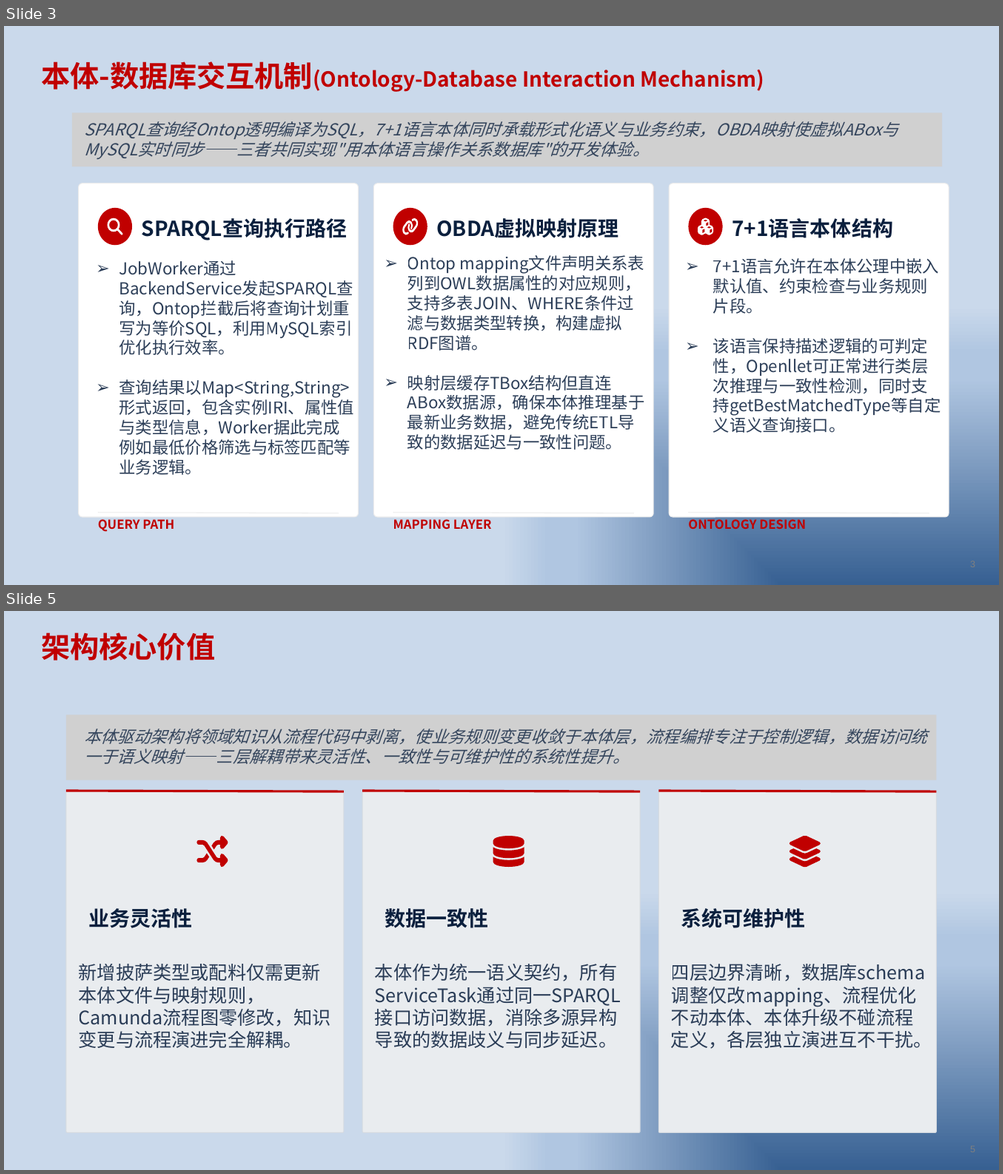
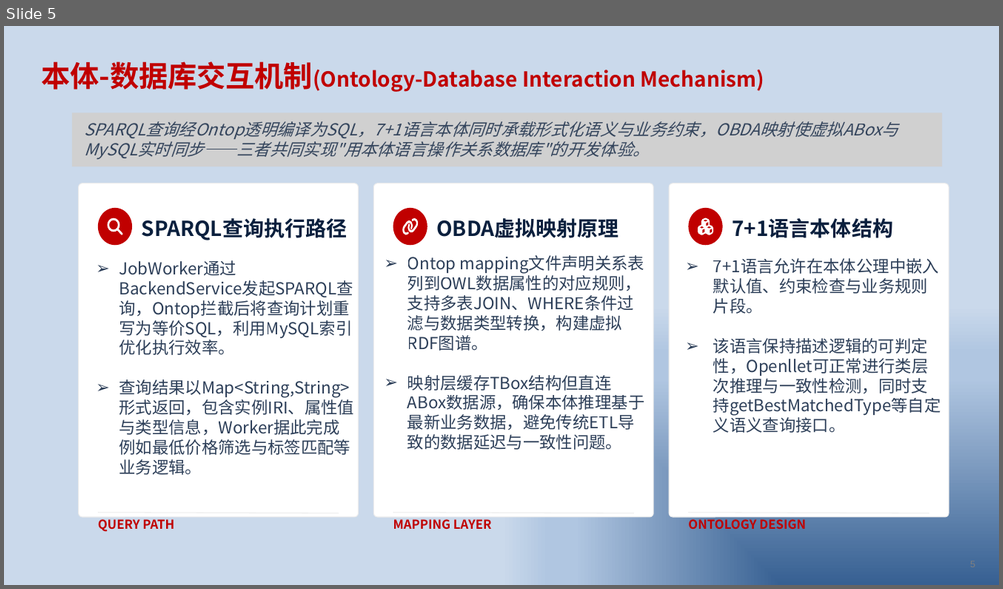
Before and after one commit to zhjunsea/Ontology, a slide deck: pizza-ontology/架构设计.pptx. Shown one above the other, each under a label of ours: slides 3 and 5 before the commit, slide 5 after it; the slides between them are not shown. The pictures are 1003x1174 and 1003x589 pixels, drawn with LibreOffice and Linux fonts; fonts in the diff are those of the drawing; grey boxes stand for pictures; background and template pictures are left out. Boxes give left, top, right and bottom in pixels: in the first picture for what was removed or moved away, otherwise in the second. Text is boxed around its words. In the diff, an @@ line names an element or a change of style, - is before the commit and + after.

```diff
--- a/pizza-ontology/架构设计.pptx
+++ b/pizza-ontology/架构设计.pptx
@@ slide 5 removed at (4,611,999,1170), background picture (left out); not listed: 1 template element that a slide beside it also shows @@
@@ title removed at (41,632,215,661) @@
-架构核心价值
@@ picture removed at (66,715,935,780) @@
@@ text removed at (84,729,927,764) @@
-本体驱动架构将领域知识从流程代码中剥离，使业务规则变更收敛于本体层，流程编排专注于控制逻辑，数据访问统一于语义映射——三层解耦带来灵活性、一致性与可维护性的系统性提升。
@@ rounded rectangle removed at (66,791,343,1133) @@
@@ line removed from (66, 791) to (343, 792) @@
@@ rounded rectangle removed at (362,791,639,1133) @@
@@ line removed from (362, 791) to (640, 792) @@
@@ rounded rectangle removed at (659,791,936,1133) @@
@@ line removed from (659, 791) to (936, 792) @@
@@ freeform shape removed at (196,836,227,868) @@
@@ freeform shape removed at (493,836,524,868) @@
@@ freeform shape removed at (789,836,820,868) @@
@@ text removed at (88,908,192,928) @@
-业务灵活性
@@ text removed at (385,908,489,928) @@
-数据一致性
@@ text removed at (681,908,805,928) @@
-系统可维护性
@@ text removed at (79,964,331,1048) @@
-新增披萨类型或配料仅需更新本体文件与映射规则，Camunda流程图零修改，知识变更与流程演进完全解耦。
@@ text removed at (375,964,617,1048) @@
-本体作为统一语义契约，所有
-ServiceTask通过同一SPARQL接口访问数据，消除多源异构导致的数据歧义与同步延迟。
@@ text removed at (671,964,932,1049) @@
-四层边界清晰，数据库schema调整仅改mapping、流程优化不动本体、本体升级不碰流程定义，各层独立演进互不干扰。
@@ what was slide 3 is now slide 5 @@
@@ page number at (970,543,996,579): text changed @@
-3
+5
```
Also in this commit, not shown: 1 slide changed, 4 slides added, 20 other files.
